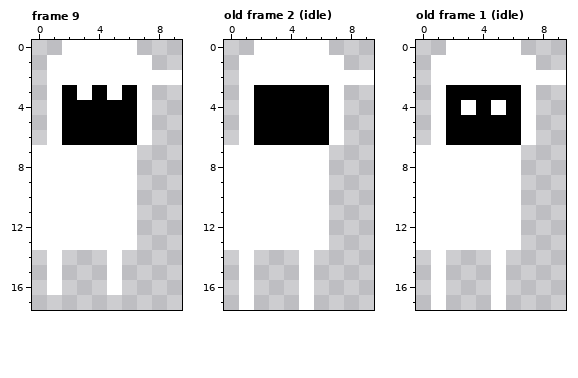
File history of a pixel-art file, assets/images/entities/player.ase. Above, as it was before the edit.
10x18 pixels, 9 frames. Shown: frame 9, old frame 2 (idle), old frame 1 (idle). The commit also changed other frames, which this record leaves out.
And afterwards:
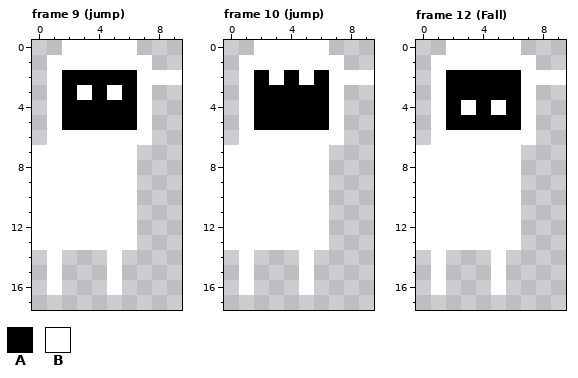
Palette (. is transparent): A #000000  B #ffffff
A new or re-ordered frame is compared with the old frame closest to it.
The exact change:
frames 9 -> 13
--- frame 9 (jump)
@@ x 0..9 @@
  1 .BBBBBBB..
- 2 .BBBBBBBBB
+ 2 .BAAAAABBB
  3 .BABABAB..
@@ x 0..9 @@
  5 .BAAAAAB..
- 6 .BAAAAAB..
+ 6 .BBBBBBB..
  7 BBBBBBB...
--- frame 10 (jump) is new; against old frame 2 (idle)
@@ x 0..9 @@
  1 .BBBBBBB..
- 2 .BBBBBBBBB
+ 2 .BABABABBB
  3 .BAAAAAB..
@@ x 0..9 @@
  5 .BAAAAAB..
- 6 .BAAAAAB..
+ 6 .BBBBBBB..
  7 BBBBBBB...
@@ x 0..9 @@
 16 .B...B....
-17 .B...B....
+17 ..........
--- frame 12 (Fall) is new; against old frame 1 (idle)
@@ x 0..9 @@
  1 .BBBBBBB..
- 2 .BBBBBBBBB
+ 2 .BAAAAABBB
  3 .BAAAAAB..
@@ x 0..9 @@
  5 .BAAAAAB..
- 6 .BAAAAAB..
+ 6 .BBBBBBB..
  7 BBBBBBB...
@@ x 0..9 @@
 16 .B...B....
-17 .B...B....
+17 ..........
